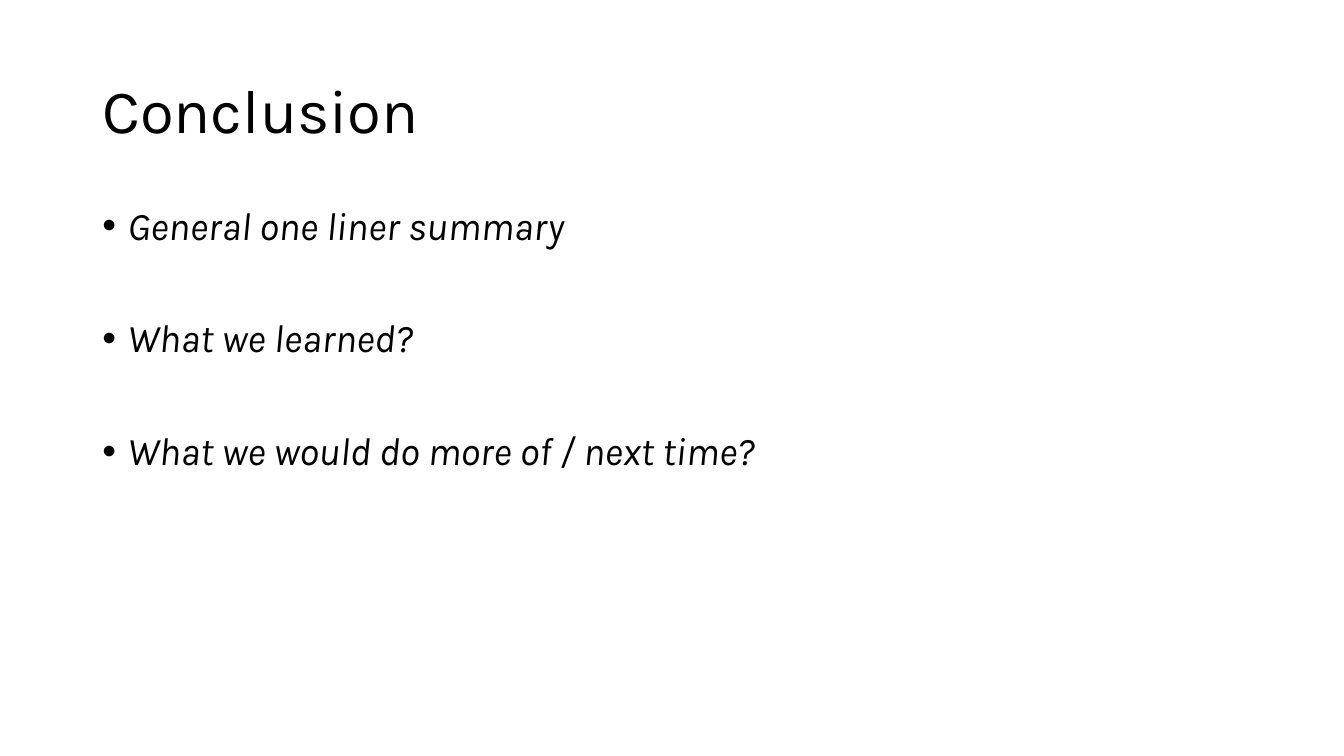
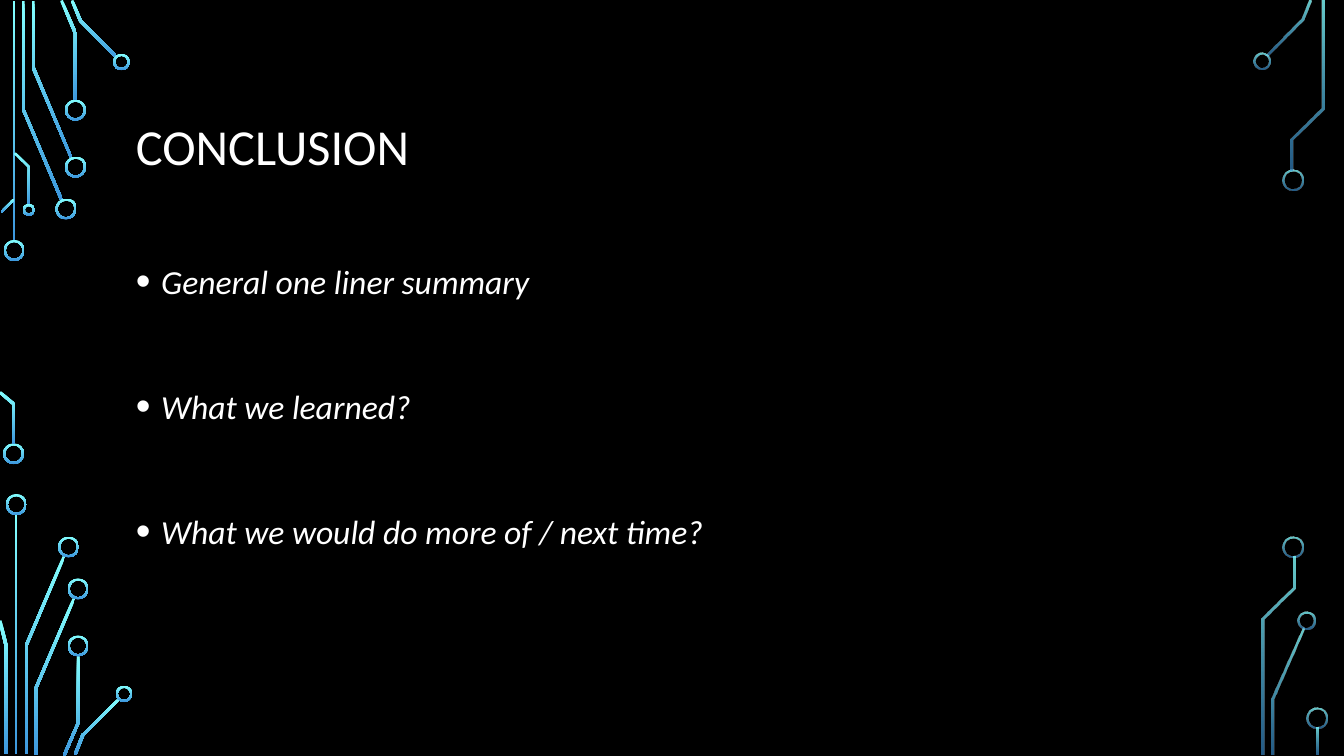
Before and after one commit to javiereyes21/Project-1, a slide deck: slide 17 of Group5Project1Presentation.pptx (slide 14 before the commit). Drawn at 1344x756 pixels with LibreOffice and Linux fonts; fonts in the diff are those of the drawing; background and template pictures are left out. Boxes give left, top, right and bottom in pixels: in the first picture for what was removed or moved away, otherwise in the second. Text is boxed around its words. In the diff, an @@ line names an element or a change of style, - is before the commit and + after.

```diff
--- a/Group5Project1Presentation.pptx
+++ b/Group5Project1Presentation.pptx
@@ background #FFFFFF to picture (left out) @@
@@ title at bbox=[136, 132, 409, 166]: text changed; size 44 to 36 pt; font Karla to Calibri; text colour #000000 to #FFFFFF @@
-Conclusion
+CONCLUSION
@@ text "General one liner summary": place and size @@
-text "General one liner summary" at bbox=[128, 213, 754, 466]
+text "General one liner summary" at bbox=[161, 270, 703, 548]
@@ text "General one liner summary" at bbox=[161, 270, 703, 548]: size 28 to 24 pt, font Karla to Calibri, text colour #000000 to #FFFFFF; line spacing 0.9 to 1.2 @@
@@ group added at bbox=[0, 0, 1328, 756]: 33 freeform shapes, 3 rectangles @@
```
Also in this commit, not shown: 14 other slides changed, 3 slides added, 11 other files.
